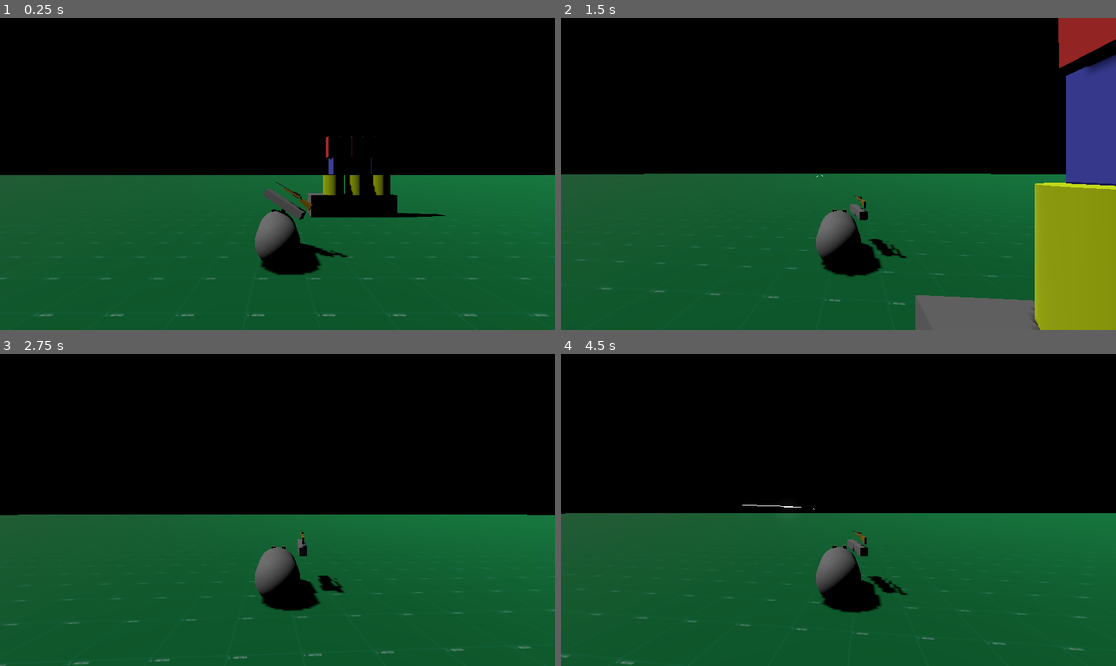
Above: before the commit, frames 1-4 (two rows, left to right).
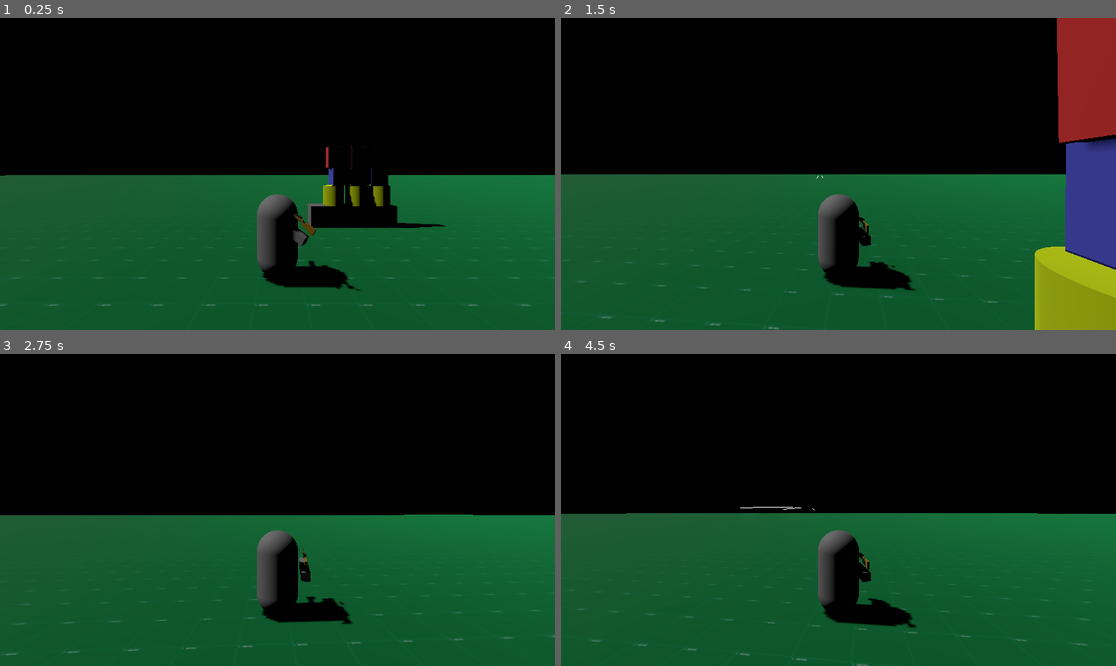
Above: after the commit, the same moments.

Repository: ImmersiveRPG/ExampleRaycastBullets
Game: Godot game, scene res://src/World/World.tscn
Two runs of this game, one before a commit and one after it. Both use one fixed random seed, a clock stepped at 60 frames per second and the inputs below.
Inputs (mouse positions are in pixels of both pictures, inside the frame that each line leads up to):
- Up to frame 1 (0.25 s): no input
- Up to frame 2 (1.5 s): move the mouse to (866, 174) at 0.52 s; hold W (MoveForward) from 0.53 s (still down); click (866, 174) at 0.6 s; move the mouse to (810, 174) at 1.27 s; click (810, 174) at 1.35 s
- Up to frame 3 (2.75 s): keep holding W (MoveForward); move the mouse to (288, 503) at 2.02 s; click (288, 503) at 2.1 s
- Up to frame 4 (4.5 s): keep holding W (MoveForward); move the mouse to (832, 516) at 2.77 s; click (832, 516) at 2.85 s; move the mouse to (877, 513) at 3.52 s; click (877, 513) at 3.6 s; move the mouse to (794, 506) at 4.27 s; click (794, 506) at 4.35 s

The runs differ from the first frame. In frame 1, 4.2% of the frame differs, in the area x 0-100%, y 37-96%; in frame 2, 13%, in the area x 0-100%, y 0-100%; in frame 3, 3.0%; in frame 4, 2.9%.

Commit message:
Un Cronenberged player shapes.

Diff:
--- a/project/src/Player/Player.tscn
+++ b/project/src/Player/Player.tscn
@@ -1,14 +1,17 @@
-[gd_scene load_steps=8 format=3 uid="uid://byi2ue35kb1gc"]
+[gd_scene load_steps=9 format=3 uid="uid://byi2ue35kb1gc"]
 
 [ext_resource type="Script" path="res://src/Player/Player.gd" id="1"]
+[ext_resource type="Material" uid="uid://j06de54daaft" path="res://src/Player/face_material.tres" id="2_sfhp8"]
 [ext_resource type="PackedScene" uid="uid://f7okevds0rhn" path="res://src/Items/HuntingRifle/HuntingRifle.tscn" id="3"]
 
 [sub_resource type="CapsuleMesh" id="1"]
 
 [sub_resource type="BoxMesh" id="2"]
+material = ExtResource("2_sfhp8")
 size = Vector3(0.1, 0.1, 0.1)
 
 [sub_resource type="BoxMesh" id="3"]
+material = ExtResource("2_sfhp8")
 size = Vector3(0.1, 1, 0.1)
 
 [sub_resource type="BoxMesh" id="4"]
@@ -24,22 +27,22 @@
 [node name="Pivot" type="Marker3D" parent="."]
 
 [node name="Body" type="MeshInstance3D" parent="Pivot"]
-transform = Transform3D(1, 0, 0, 0, -4.37114e-08, 1, 0, -1, -4.37114e-08, 0, 1, 0)
+transform = Transform3D(1, 0, 0, 0, 1, 1.06581e-14, 0, -1.06581e-14, 1, 0, 1, 0)
 mesh = SubResource("1")
 
 [node name="Face" type="Node3D" parent="Pivot/Body"]
-transform = Transform3D(1, 0, 0, 0, 1, 0, 0, 0, 1, 0, 0.510945, 0.427587)
+transform = Transform3D(-1, 9.31764e-22, -8.74228e-08, -9.31764e-22, 1, 2.13163e-14, 8.74228e-08, 2.13163e-14, -1, 0, 0.510945, -0.452843)
 
 [node name="EyeR" type="MeshInstance3D" parent="Pivot/Body/Face"]
 transform = Transform3D(1, 0, 0, 0, 1, 0, 0, 0, 1, 0.16419, 0.0175455, 0.0608883)
 mesh = SubResource("2")
 
 [node name="EyeL" type="MeshInstance3D" parent="Pivot/Body/Face"]
-transform = Transform3D(1, 0, 0, 0, 1, 0, 0, 0, 1, -0.100144, 0.0175455, 0.0608883)
+transform = Transform3D(1, 0, 0, 0, 1, 0, 0, 0, 1, -0.160129, 0.0175455, 0.0608883)
 mesh = SubResource("2")
 
 [node name="Nose" type="MeshInstance3D" parent="Pivot/Body/Face"]
-transform = Transform3D(1, 0, 0, 0, 1, 0, 0, 0, 1, 0, 0.018, -0.0966351)
+transform = Transform3D(1, 0, 0, 0, -4.37114e-08, -1, 0, 1, -4.37114e-08, 0, -0.161957, -0.0966351)
 mesh = SubResource("3")
 
 [node name="RShoulder" type="Node3D" parent="Pivot/Body"]
@@ -57,7 +60,7 @@
 collision_mask = 0
 
 [node name="CollisionShape3D" type="CollisionShape3D" parent="."]
-transform = Transform3D(1, 0, 0, 0, -4.37114e-08, 1, 0, -1, -4.37114e-08, 0, 1, 0)
+transform = Transform3D(1, 0, 0, 0, 1, 1.06581e-14, 0, -1.06581e-14, 1, 0, 1, 0)
 shape = SubResource("5")
 
 [node name="CameraMount" type="Node3D" parent="."]
